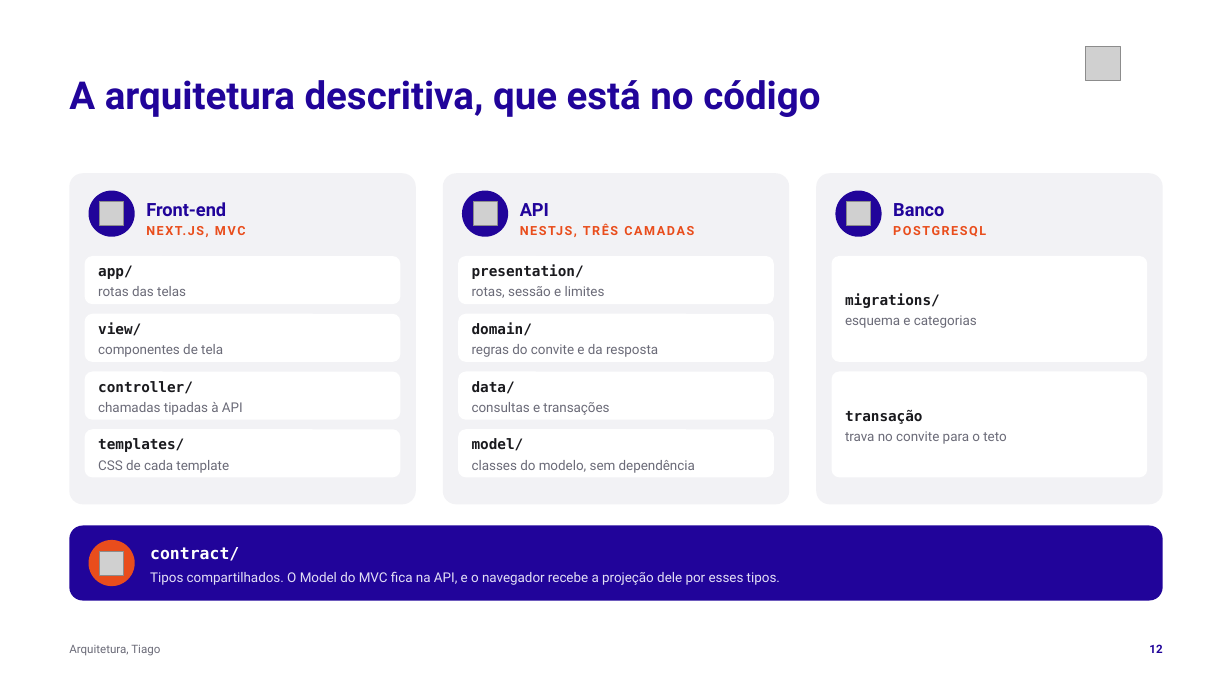
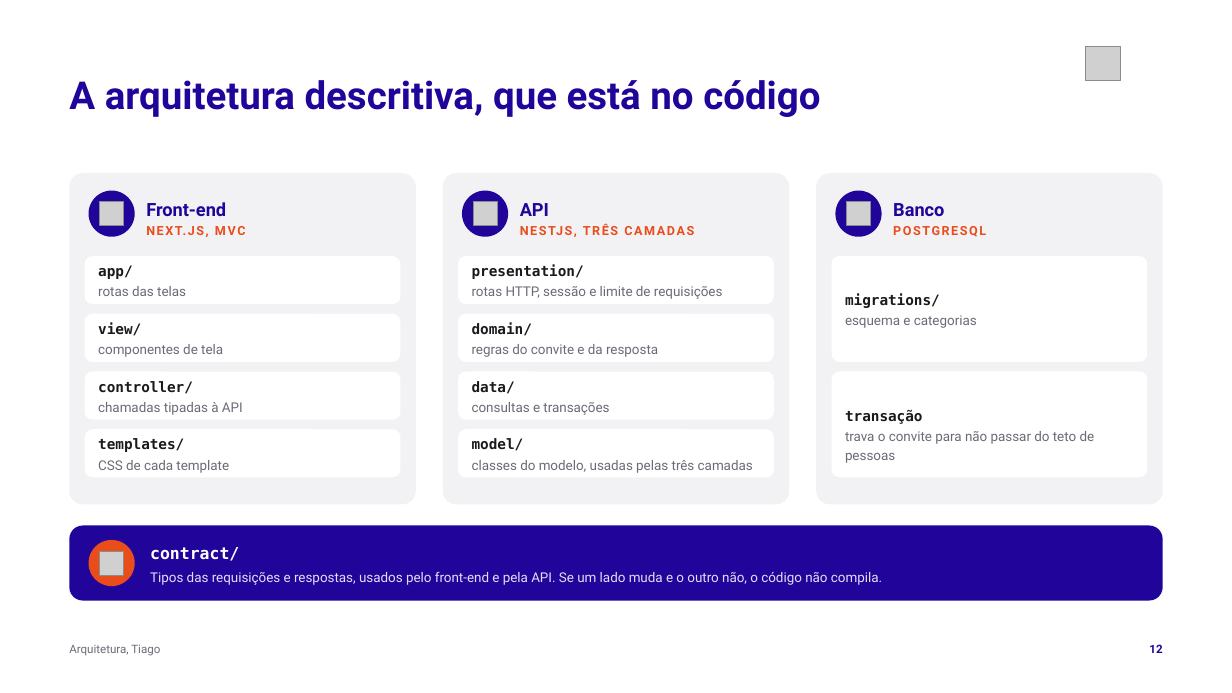
Before and after one commit to tcpassos/invite-app, a slide deck: slide 12 of trabalhos/T4-Pitch-Final.pptx. Drawn at 1232x693 pixels with LibreOffice and Linux fonts; fonts in the diff are those of the drawing; grey boxes stand for pictures. Boxes give left, top, right and bottom in pixels: in the first picture for what was removed or moved away, otherwise in the second. Text is boxed around its words. In the diff, an @@ line names an element or a change of style, - is before the commit and + after.

```diff
--- a/trabalhos/T4-Pitch-Final.pptx
+++ b/trabalhos/T4-Pitch-Final.pptx
@@ text at box(472, 286, 723, 299): text changed @@
-rotas, sessão e limites
+rotas HTTP, sessão e limite de requisições
@@ text at box(845, 431, 1095, 444): text changed @@
-trava no convite para o teto
+trava o convite para não passar do teto de pessoas
@@ text at box(472, 460, 753, 473): text changed @@
-classes do modelo, sem dependência
+classes do modelo, usadas pelas três camadas
@@ text at box(150, 571, 882, 585): text changed @@
-Tipos compartilhados. O Model do MVC fica na API, e o navegador recebe a projeção dele por esses tipos.
+Tipos das requisições e respostas, usados pelo front-end e pela API. Se um lado muda e o outro não, o código não compila.
```
Also in this commit, not shown: 13 other slides changed, 3 other files.
